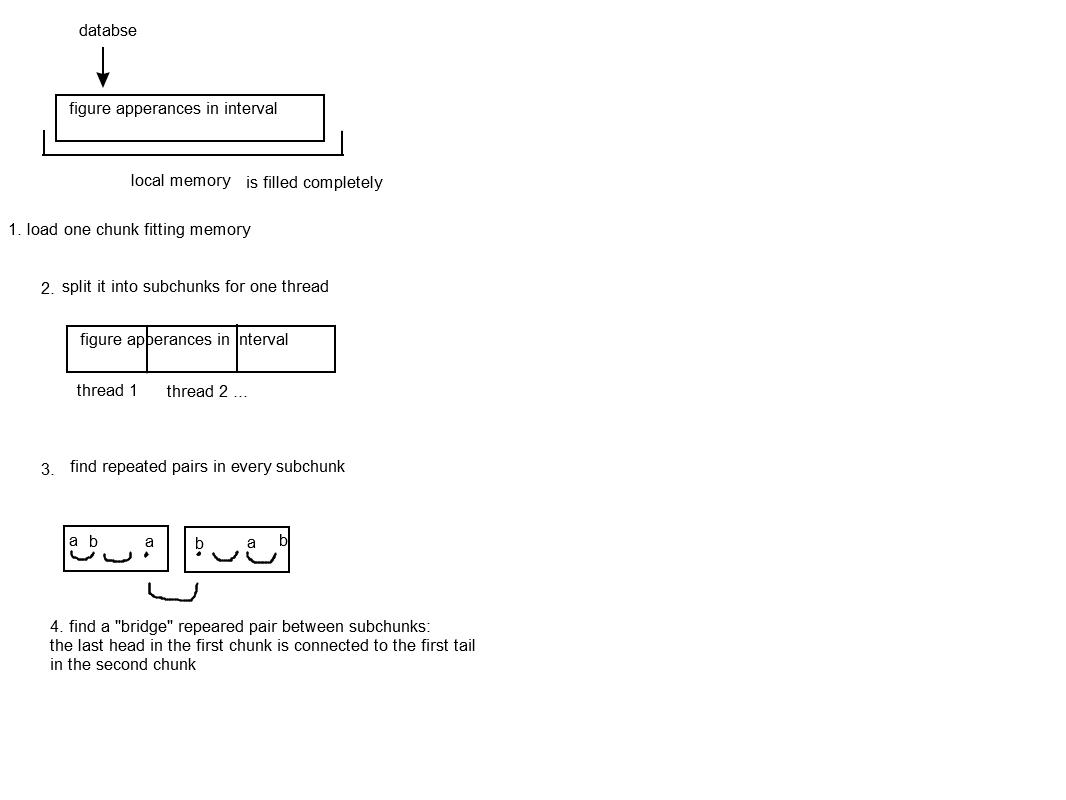
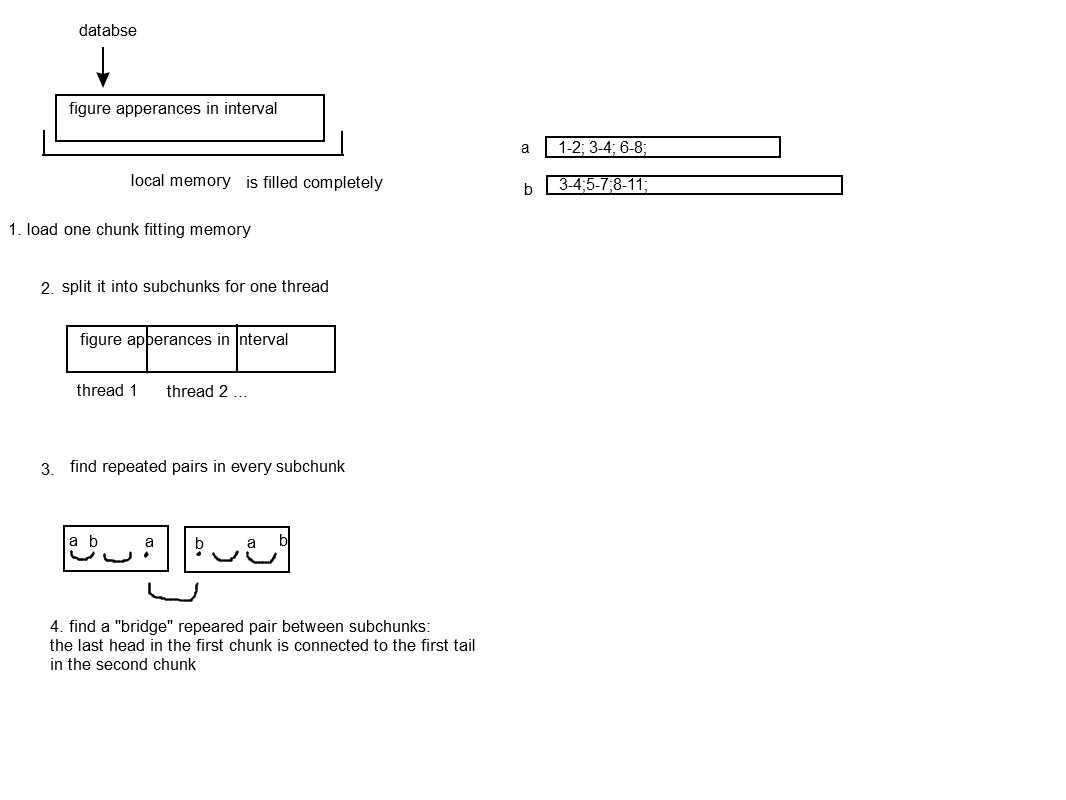
Layered file, before and after one edit (w=1066, h=800). Changes by layer:
painted on "drawing" over [521, 136, 843, 195]
